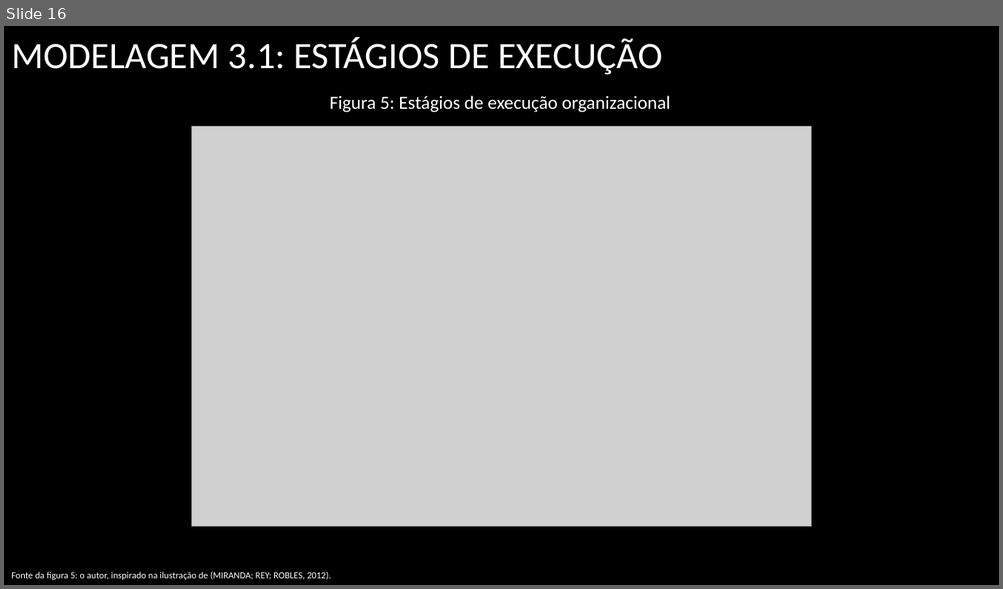
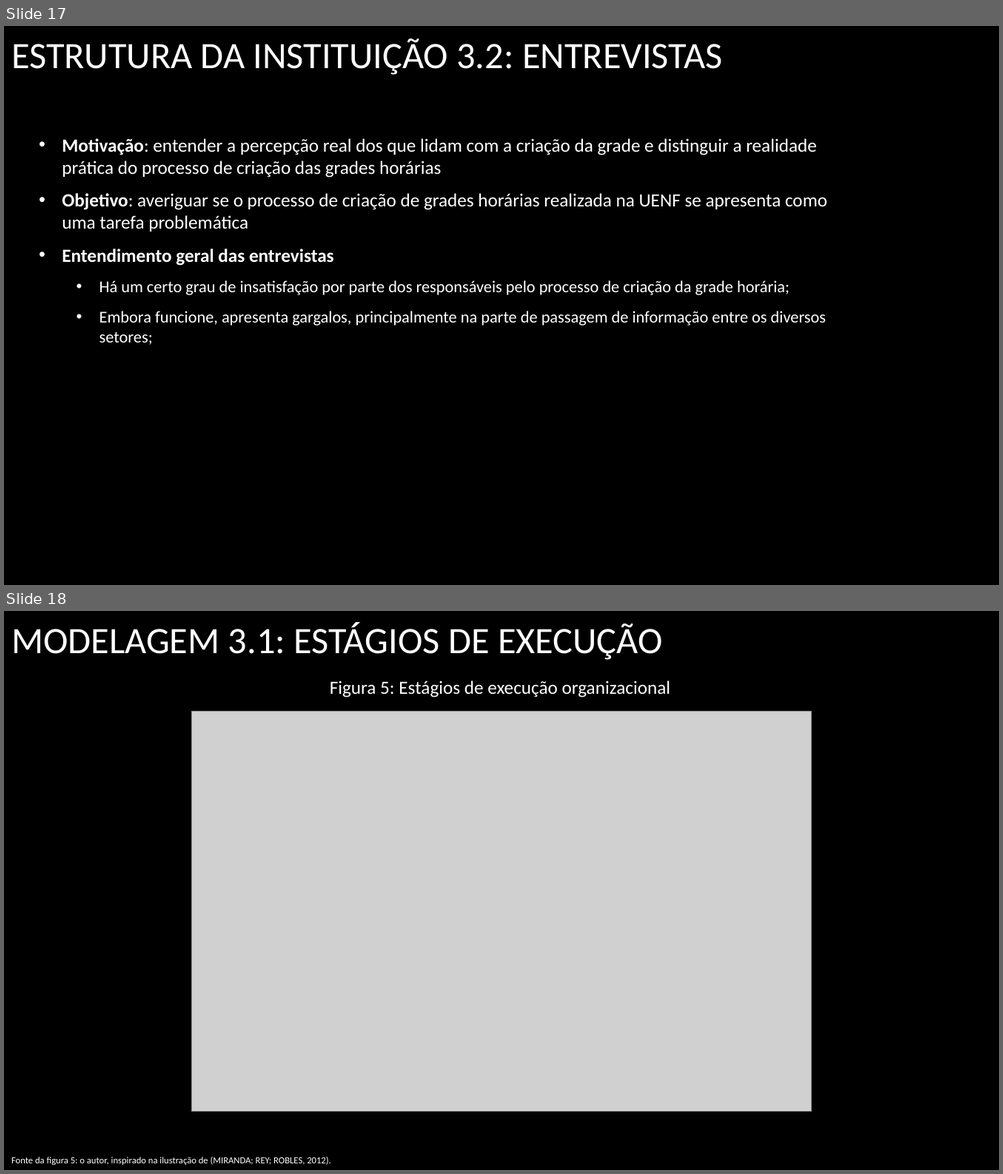
Before and after one commit to UENF-Organizacao-de-Disciplinas/INF01131-Monografia, a slide deck: Files/Apresentações/Apresentação Final.pptx. Shown one above the other, each under a label of ours: slide 16 before the commit, slides 17 and 18 after it. The pictures are 1003x589 and 1003x1174 pixels, drawn with LibreOffice and Linux fonts; fonts in the diff are those of the drawing; grey boxes stand for pictures; background and template pictures are left out. Boxes give left, top, right and bottom in pixels: in the first picture for what was removed or moved away, otherwise in the second. Text is boxed around its words. In the diff, an @@ line names an element or a change of style, - is before the commit and + after.

Commit message:
fui até 3.2: entrevistas

```diff
--- a/Files/Apresentações/Apresentação Final.pptx
+++ b/Files/Apresentações/Apresentação Final.pptx
@@ slide 17 added at box(4, 26, 999, 585), background picture (left out) @@
@@ title added at box(11, 39, 722, 75), 36 pt, text #FFFFFF @@
+ESTRUTURA DA INSTITUIÇÃO 3.2: ENTREVISTAS
@@ text added at box(62, 138, 827, 345), 18 pt, text #FFFFFF @@
+• Motivação: entender a percepção real dos que lidam com a criação da grade e distinguir a realidade prática do processo de criação das grades horárias
+• Objetivo: averiguar se o processo de criação de grades horárias realizada na UENF se apresenta como uma tarefa problemática
+• Entendimento geral das entrevistas
+  • Há um certo grau de insatisfação por parte dos responsáveis pelo processo de criação da grade horária;
+  • Embora funcione, apresenta gargalos, principalmente na parte de passagem de informação entre os diversos setores;
@@ what was slide 16 is now slide 18 @@
```
Also in this commit, not shown: 9 slides changed, 5 other slides added, 4 slides removed.
